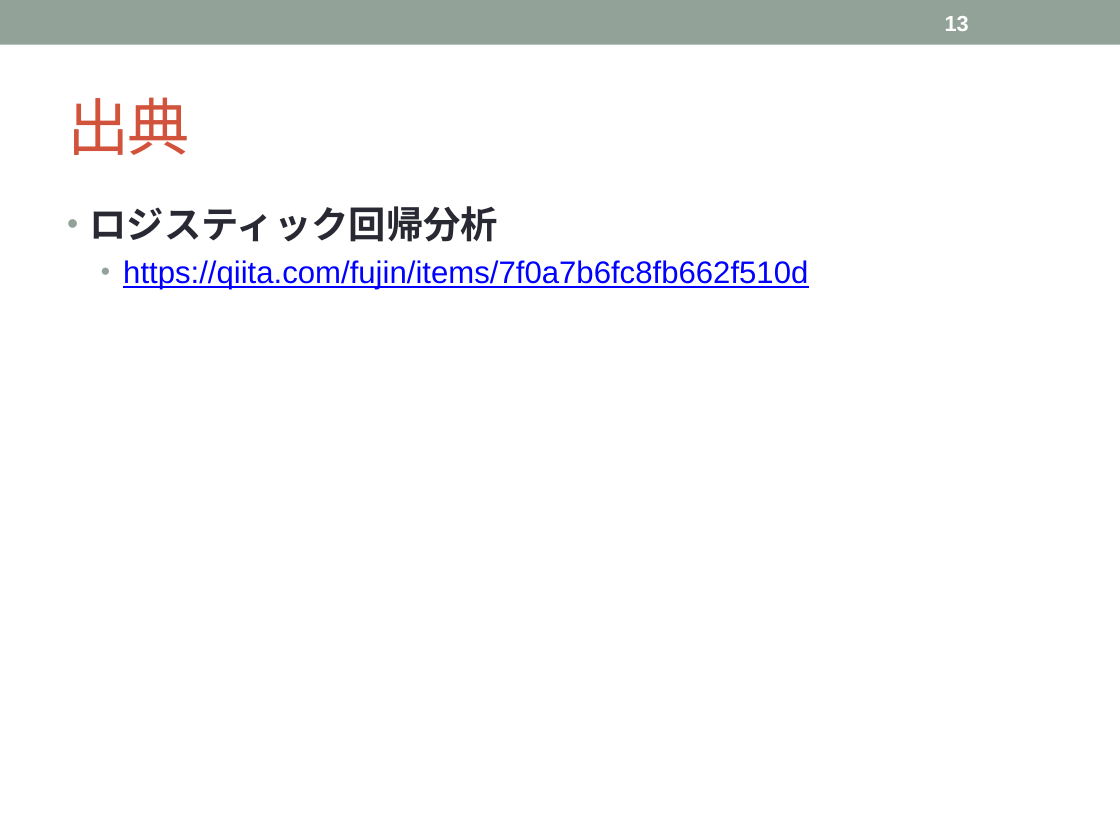
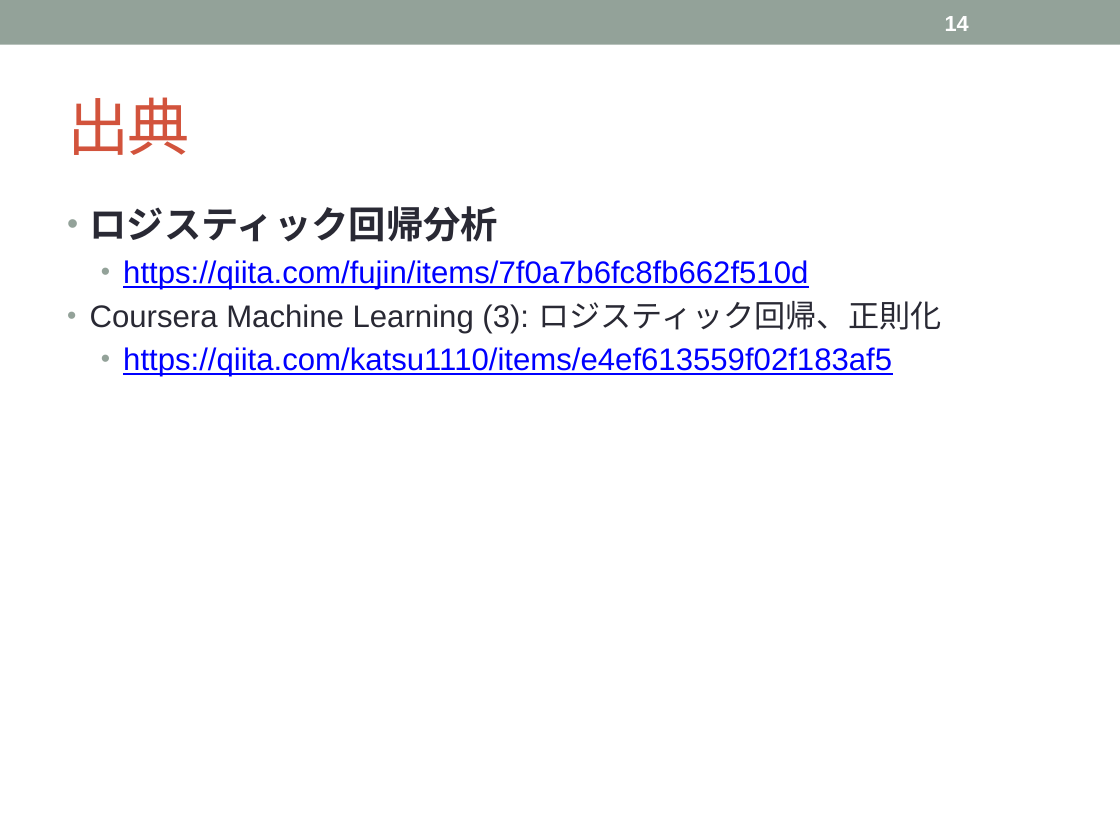
Before and after one commit to tsuchiyatoshio/team, a slide deck: slide 14 of oouchi/1.2_LogisticRegression/1.2_RogisticRegression.pptx (slide 13 before the commit). Drawn at 1120x840 pixels with LibreOffice and Linux fonts; fonts in the diff are those of the drawing. Boxes give left, top, right and bottom in pixels: in the first picture for what was removed or moved away, otherwise in the second. Text is boxed around its words. In the diff, an @@ line names an element or a change of style, - is before the commit and + after.

```diff
--- a/oouchi/1.2_LogisticRegression/1.2_RogisticRegression.pptx
+++ b/oouchi/1.2_LogisticRegression/1.2_RogisticRegression.pptx
@@ page number at (945,16,969,31): text changed @@
-13
+14
@@ text at (90,301,941,377): paragraphs added @@
+• Coursera Machine Learning (3): ロジスティック回帰、正則化
+  • https://qiita.com/katsu1110/items/e4ef613559f02f183af5
```
Also in this commit, not shown: 1 other slide changed, 4 slides added, 3 slides removed, 1 other file.
